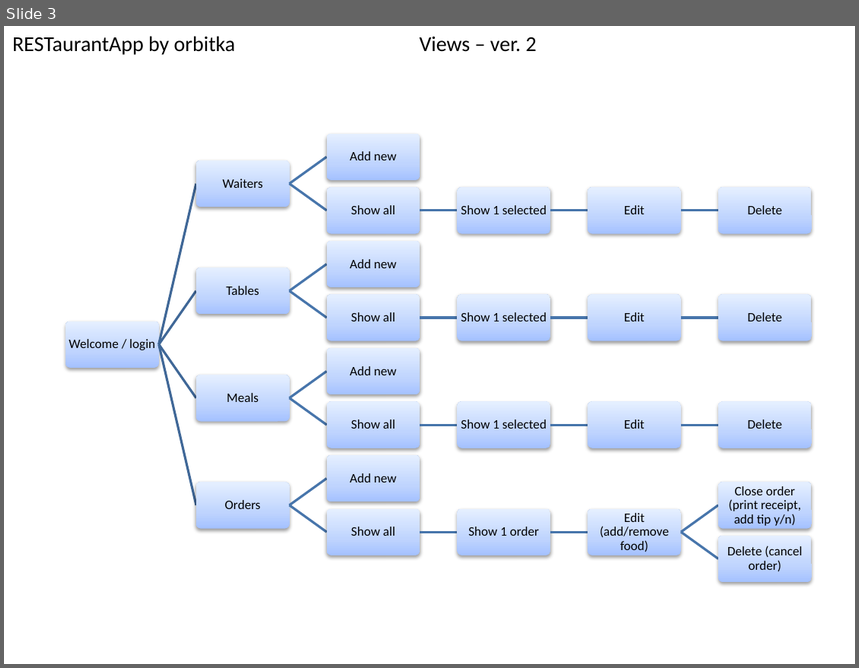
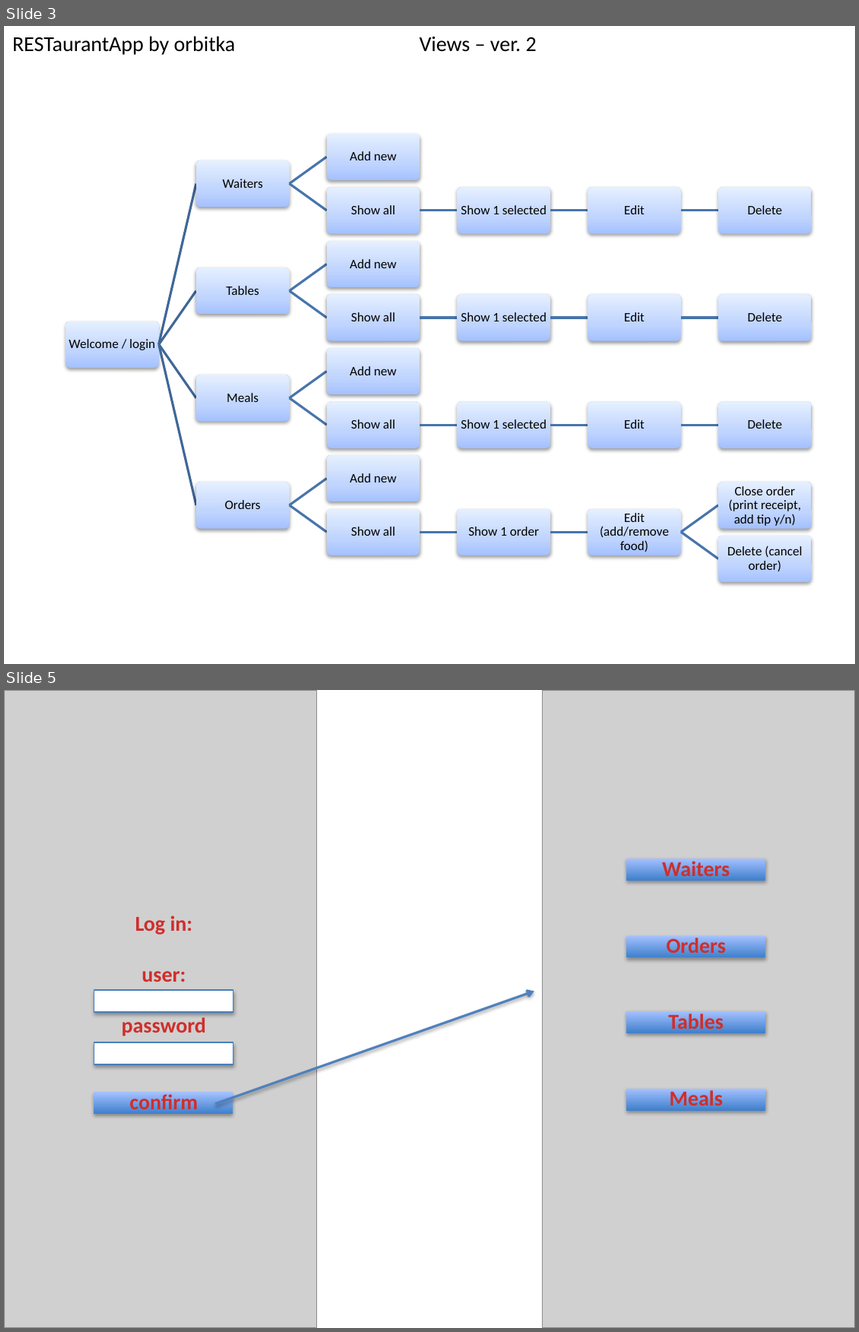
Before and after one commit to orbitka/RESTaurantApp, a slide deck: ERD+wireframes.pptx. Shown one above the other, each under a label of ours: slide 3 before the commit, slides 3 and 5 after it; the slides between them are not shown. The pictures are 859x668 and 859x1332 pixels, drawn with LibreOffice and Linux fonts; fonts in the diff are those of the drawing; grey boxes stand for pictures. Boxes give left, top, right and bottom in pixels: in the first picture for what was removed or moved away, otherwise in the second. Text is boxed around its words. In the diff, an @@ line names an element or a change of style, - is before the commit and + after.

```diff
--- a/ERD+wireframes.pptx
+++ b/ERD+wireframes.pptx
@@ slide 5 added at (4,690,855,1328), background #FFFFFF @@
@@ picture added at (4,690,316,1328) @@
@@ picture added at (543,690,855,1328) @@
@@ rectangle added at (627,859,766,881), fill gradient #3F80CE to #A4C4FF @@
@@ text added at (662,859,730,1111), 18 pt, text gradient #FC7C7A to #D02F2C to #C70500, bold @@
+Waiters
+Orders
+Tables
+Meals
@@ text added at (122,916,206,1115), 18 pt, text gradient #FC7C7A to #D02F2C to #C70500, bold @@
+Log in:
+user:
+password
+confirm
@@ rectangle added at (627,936,766,958), fill gradient #3F80CE to #A4C4FF @@
@@ rectangle added at (94,990,233,1012), fill #FFFFFF, outline #4B7EBC 0.75 pt @@
@@ arrow added from (215, 1103) to (534, 991), #4F81BD 2 pt @@
@@ rectangle added at (627,1011,766,1034), fill gradient #3F80CE to #A4C4FF @@
@@ rectangle added at (94,1043,233,1065), fill #FFFFFF, outline #4B7EBC 0.75 pt @@
@@ rectangle added at (94,1093,232,1115), fill gradient #3F80CE to #A4C4FF @@
@@ rectangle added at (627,1089,766,1111), fill gradient #3F80CE to #A4C4FF @@
```
Also in this commit, not shown: 7 other slides added, 8 other files.
